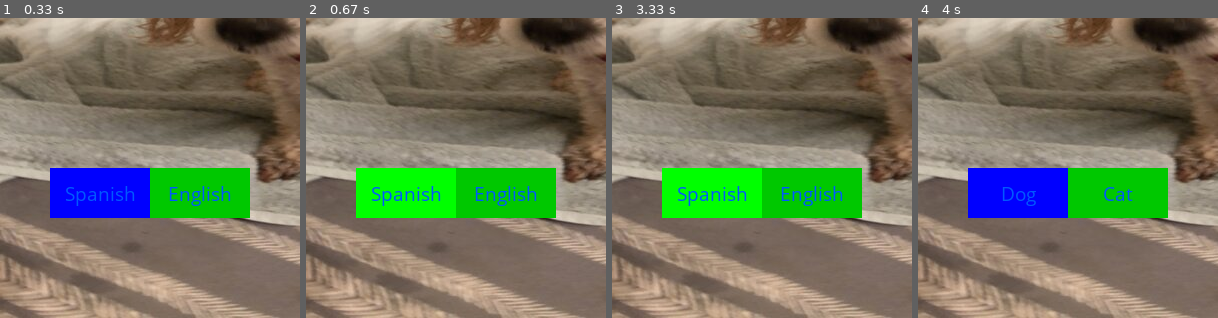
Above: before the commit, frames 1-4 (left to right).
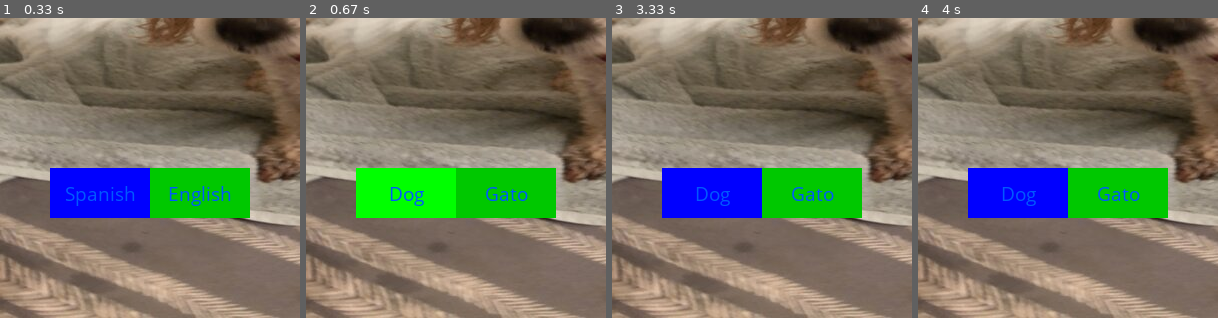
Above: after the commit, the same moments.

Repository: OthmanAlkandri/game_using_pygame
Game: pygame game, started from Testing_Audio_integration_main.py
Two runs of this game, one before a commit and one after it. Both use one fixed random seed, a clock stepped at 60 frames per second and the inputs below.
Inputs (mouse positions are % of the whole screen's width and height, from its top left):
- Up to frame 1 (0.33 s): no input
- Up to frame 2 (0.67 s): click "Spanish" at 0.38 s
- Up to frame 3 (3.33 s): move the mouse to (65, 16) at 3.23 s
- Up to frame 4 (4 s): click (65, 16) at 3.33 s
The pictures show only the part of the screen within x 0-50%, y 50-100%; the shares and areas given below are measured in that part.

Frame 1 is identical in both runs. In frame 2, 1.2% of the frame differs, in the area x 22-77%, y 56-63%; in frame 3, 6.1%, in the area x 16-77%, y 50-67%; in frame 4, 0.4%.

Commit message:
Update Testing_Audio_integration_main.py

Diff:
--- a/Testing_Audio_integration_main.py
+++ b/Testing_Audio_integration_main.py
@@ -16,7 +16,7 @@
 import random  # we use this to make a random right button
 import os
 import sys
-from pygame import mixer
+# from pygame import mixer
 import time
 
 pygame.init()  # insslatize all pygame
@@ -113,9 +113,6 @@
     gameDisplay.blit(Img, (0, 0))
     message_display("good job")
     print("good job")
-    # mixer.init()
-    # mixer.music.load ("myfile.mp3")
-    # mixer.music.play()
     screen += 1
 
 
@@ -132,15 +129,19 @@
 
 
 
-
+""" This fuction is to take the screeen vaule from main fuction
+and increase it by one"""
 def game():
     global screen
-    # screen in range (0,2)
     screen +=1
+
+
+""" This fuction is to take the screeenS vaule wich is equal to 4
+    from main fuction  and increase it by one"""
 def gameS():
     global screen
-    screen == 4
-    screen +=1
+    screen = screenS +1
+
 
 """" In The main function is to show the frist screen with
 two buttons options play or quit. if the user choes quit. the game will quit.
@@ -152,14 +153,16 @@
     NewRightButton = random.randint(1, 2)
     Zyaid = True
     global screen
+    global screenS
     screen = 0
+    screenS = 4
     while Zyaid:
         for event in pygame.event.get():
             if event.type == pygame.QUIT:
                 pygame.quit()
                 sys.exit()
 
-        if screen==0:
+        if screen==0 and screenS==4 :
             global Img
             Img =   pygame.image.load(os.path.join(image_path, "Lala_showerd.jpg"))
             gameDisplay.blit(Img, (0, 0))
@@ -171,7 +174,7 @@
         elif screen==1:
             Img =   pygame.image.load(os.path.join(image_path, "Lala_showerd.jpg"))
             gameDisplay.blit(Img, (0, 0))
-            pygame.mixer.Sound.play(circle)
+            pygame.mixer.Sound.play(Tiger)
             pygame.mixer.music.stop()
             time.sleep(3)
             if NewRightButton == 1:
@@ -189,7 +192,7 @@
         elif screen==2:
             Img = pygame.image.load(os.path.join(image_path, "Ross.jpg"))
             gameDisplay.blit(Img, (0, 0))
-            pygame.mixer.Sound.play(right)
+            pygame.mixer.Sound.play(circle)
             pygame.mixer.music.stop()
             time.sleep(3)
             if NewRightButton == 1:
@@ -256,6 +259,14 @@
                 button("ross", 50,  blue, bright_bule, s2t)
                 button("Quit", 450, red, bright_red, close)
                 pygame.display.update()
+        elif screen==7:
+            Img = pygame.image.load(os.path.join(image_path, "Lala_showerd.jpg"))
+            gameDisplay.blit(Img, (0, 0))
+            message_display("end of the game")
+            button("Quit", 450, red, bright_red, close)
+            pygame.display.update()
+            print("end of the game")
+            Zyaid = False
 
 if __name__ == "__main__":
     main()
